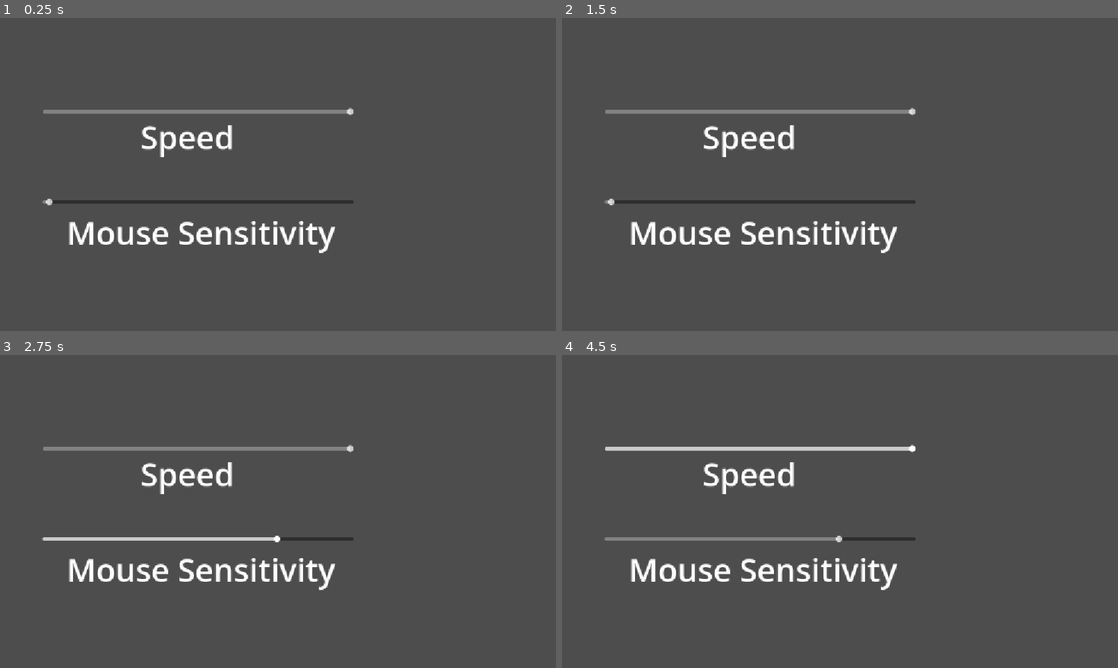
Above: before the commit, frames 1-4 (two rows, left to right).
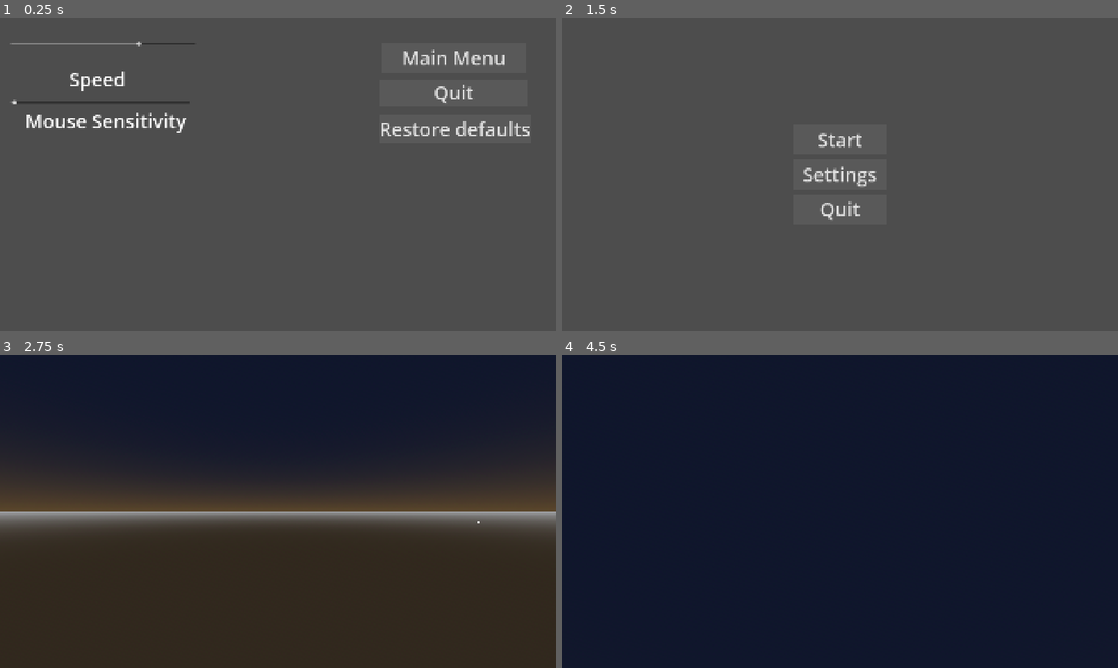
Above: after the commit, the same moments.

Repository: slewid/wc-nova
Game: Godot game, scene res://Scenes/settings.tscn
Two runs of this game, one before a commit and one after it. Both use one fixed random seed, a clock stepped at 60 frames per second and the inputs below. This scene is started directly instead of the project's main scene.
Inputs (mouse positions are in pixels of both pictures, inside the frame that each line leads up to):
- Up to frame 1 (0.25 s): no input
- Up to frame 2 (1.5 s): click (1017, 127) at 0.5 s, where only the run after the commit has a clickable "Restore defaults"; click (1017, 58) at 1.25 s, where only the run after the commit has a clickable "Main Menu"
- Up to frame 3 (2.75 s): click (278, 477) at 2 s, where only the run after the commit has a clickable "Start"
- Up to frame 4 (4.5 s): tap Enter at 2.75, 4.25 s; move the mouse to (962, 495) at 2.77 s; hold D (right) 2.78-3.53 s; hold Shift (boost) 2.78-3.53 s; tap Space (up) at 3.5 s; move the mouse to (728, 527) at 3.52 s; hold S (back) 3.53-4.28 s; tap Shift (boost) at 3.6 s; move the mouse to (895, 442) at 4.27 s; hold D (right) from 4.28 s (still down); hold Shift (boost) from 4.28 s (still down)

The runs differ from the first frame. In frame 1, 5.7% of the frame differs, in the area x 1-96%, y 7-76%; in frame 2, 4.2%; in frame 3, 97%; in frame 4, 100%, in the area x 0-100%, y 0-100%.

Commit message:
Camera fixes

Diff:
--- a/Scenes/settings.tscn
+++ b/Scenes/settings.tscn
@@ -14,12 +14,12 @@
 
 [node name="Speed" type="HSlider" parent="." unique_id=1567896944]
 layout_mode = 0
-offset_left = 89.0
-offset_top = 52.0
-offset_right = 734.0
-offset_bottom = 336.0
+offset_left = 37.0
+offset_top = 17.0
+offset_right = 675.0
+offset_bottom = 162.0
 min_value = 1.0
-max_value = 10.0
+max_value = 10000.0
 step = 0.01
 value = 1.0
 
@@ -34,37 +34,37 @@
 
 [node name="Main_Menu" type="Button" parent="." unique_id=711523677]
 layout_mode = 0
-offset_left = 1337.0
-offset_top = 66.0
-offset_right = 1840.0
-offset_bottom = 173.0
+offset_left = 1316.0
+offset_top = 84.0
+offset_right = 1819.0
+offset_bottom = 191.0
 theme = ExtResource("2_i44u3")
 text = "Main Menu"
 
 [node name="Quit" type="Button" parent="." unique_id=361084631]
 layout_mode = 0
-offset_left = 1334.0
-offset_top = 192.0
-offset_right = 1842.0
-offset_bottom = 287.0
+offset_left = 1313.0
+offset_top = 210.0
+offset_right = 1821.0
+offset_bottom = 305.0
 theme = ExtResource("2_i44u3")
 text = "Quit"
 
 [node name="Default" type="Button" parent="." unique_id=717546378]
 layout_mode = 0
-offset_left = 1331.0
-offset_top = 316.0
-offset_right = 1853.0
-offset_bottom = 414.0
+offset_left = 1310.0
+offset_top = 334.0
+offset_right = 1832.0
+offset_bottom = 432.0
 theme = ExtResource("2_i44u3")
 text = "Restore defaults"
 
 [node name="Mouse sensitivity" type="HSlider" parent="." unique_id=1395788749]
 layout_mode = 0
-offset_left = 88.0
-offset_top = 239.0
-offset_right = 733.0
-offset_bottom = 523.0
+offset_left = 37.0
+offset_top = 150.0
+offset_right = 656.0
+offset_bottom = 434.0
 max_value = 1.0
 step = 0.01
 value = 1.0
--- a/Scripts/main_menu.gd
+++ b/Scripts/main_menu.gd
@@ -11,4 +11,4 @@
 	if $Settings.button_pressed:
 		get_tree().change_scene_to_file("res://Scenes/settings.tscn")
 	if $Start.button_pressed:
-		get_tree().change_scene_to_file("res://Scenes/test.tscn")
+		get_tree().change_scene_to_file("res://Scenes/World.tscn")
--- a/Scripts/player.gd
+++ b/Scripts/player.gd
@@ -13,7 +13,7 @@
 func _physics_process(delta):
 	var horizontal_input : Vector2 = Input.get_vector("left","right","forward","back")
 	var vertical_input : float = Input.get_axis("down","up")
-	var movement_dir = transform.basis * Vector3(horizontal_input.x, vertical_input, horizontal_input.y)
+	var movement_dir = (transform.basis * $Camera3D.transform.basis) * Vector3(horizontal_input.x, vertical_input, horizontal_input.y)
 
 	var speed = Globals.speed * (Globals.sprint_mult if Input.is_action_pressed("boost") else 1)
 	velocity.x = movement_dir.x * speed * delta
--- a/Scripts/settings.gd
+++ b/Scripts/settings.gd
@@ -16,7 +16,7 @@
 		get_tree().change_scene_to_file("res://Scenes/main_menu.tscn")
 	if $Default.button_pressed:
 		Globals.gravity = 0
-		Globals.speed = 5
+		Globals.speed = 7000
 		$Speed.value = Globals.speed
 		Globals.sprint_mult = 4
 		Globals.up_speed = 5
--- a/project.godot
+++ b/project.godot
@@ -21,7 +21,8 @@
 
 [display]
 
-window/size/borderless=true
+window/size/viewport_width=1920
+window/size/viewport_height=1080
 window/stretch/mode="canvas_items"
 window/stretch/aspect="expand"
 
